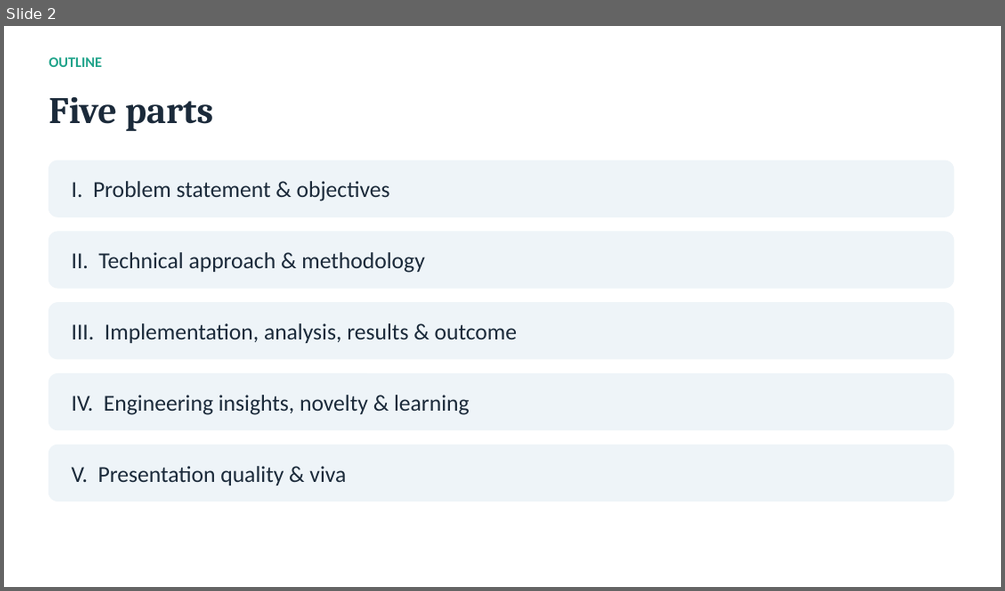
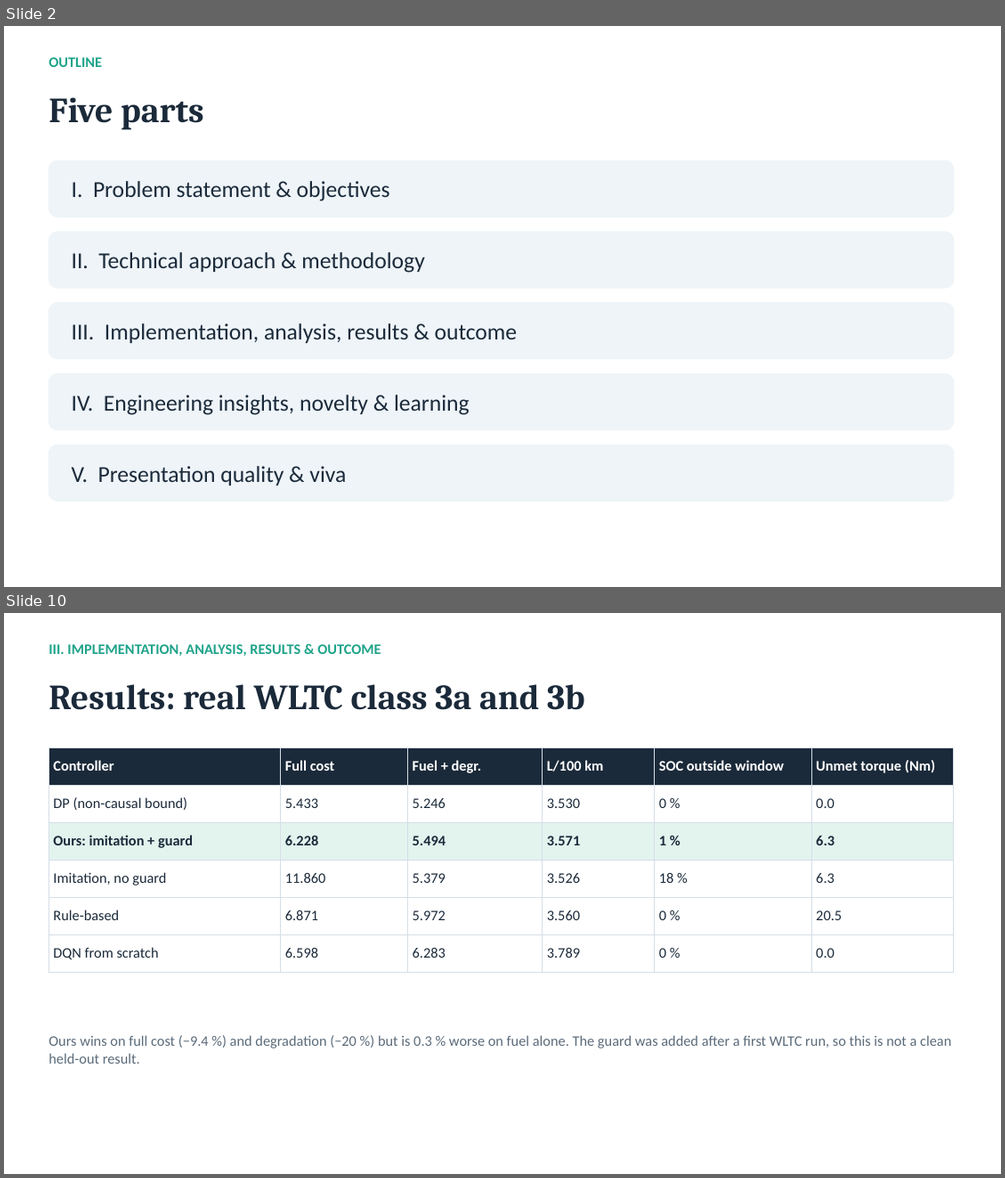
Before and after one commit to Uchihakamal1816/hev-torque-split-drl, a slide deck: HEV_Torque_Split_RL.pptx. Shown one above the other, each under a label of ours: slide 2 before the commit, slides 2 and 10 after it; the slides between them are not shown. The pictures are 1005x591 and 1005x1178 pixels, drawn with LibreOffice and Linux fonts; fonts in the diff are those of the drawing. Boxes give left, top, right and bottom in pixels: in the first picture for what was removed or moved away, otherwise in the second. Text is boxed around its words. In the diff, an @@ line names an element or a change of style, - is before the commit and + after.

```diff
--- a/HEV_Torque_Split_RL.pptx
+++ b/HEV_Torque_Split_RL.pptx
@@ slide 10 added at (x1=4, y1=613, x2=1001, y2=1174), background #FFFFFF @@
@@ text added at (x1=48, y1=644, x2=380, y2=656), 14 pt, text #1FA38A, bold @@
+III. IMPLEMENTATION, ANALYSIS, RESULTS & OUTCOME
@@ text added at (x1=48, y1=684, x2=585, y2=710), 34 pt, text #1B2A3A, bold @@
+Results: real WLTC class 3a and 3b
@@ table added at (x1=48, y1=747, x2=954, y2=963), 6 rows, 6 columns @@
+Controller | Full cost | Fuel + degr. | L/100 km | SOC outside window | Unmet torque (Nm)
+DP (non-causal bound) | 5.433 | 5.246 | 3.530 | 0 % | 0.0
+Ours: imitation + guard | 6.228 | 5.494 | 3.571 | 1 % | 6.3
+Imitation, no guard | 11.860 | 5.379 | 3.526 | 18 % | 6.3
+Rule-based | 6.871 | 5.972 | 3.560 | 0 % | 20.5
+DQN from scratch | 6.598 | 6.283 | 3.789 | 0 % | 0.0
@@ text added at (x1=48, y1=1035, x2=951, y2=1063), 14 pt, text #5B6B7A @@
+Ours wins on full cost (−9.4 %) and degradation (−20 %) but is 0.3 % worse on fuel alone. The guard was added after a first WLTC run, so this is not a clean held-out result.
@@ slide 2 changed as well @@
@@ text "Five parts" at (x1=48, y1=97, x2=204, y2=130): size 36 to 34 pt @@
```
Also in this commit, not shown: 4 other slides changed, 9 other slides added, 8 slides removed, 47 other files.
